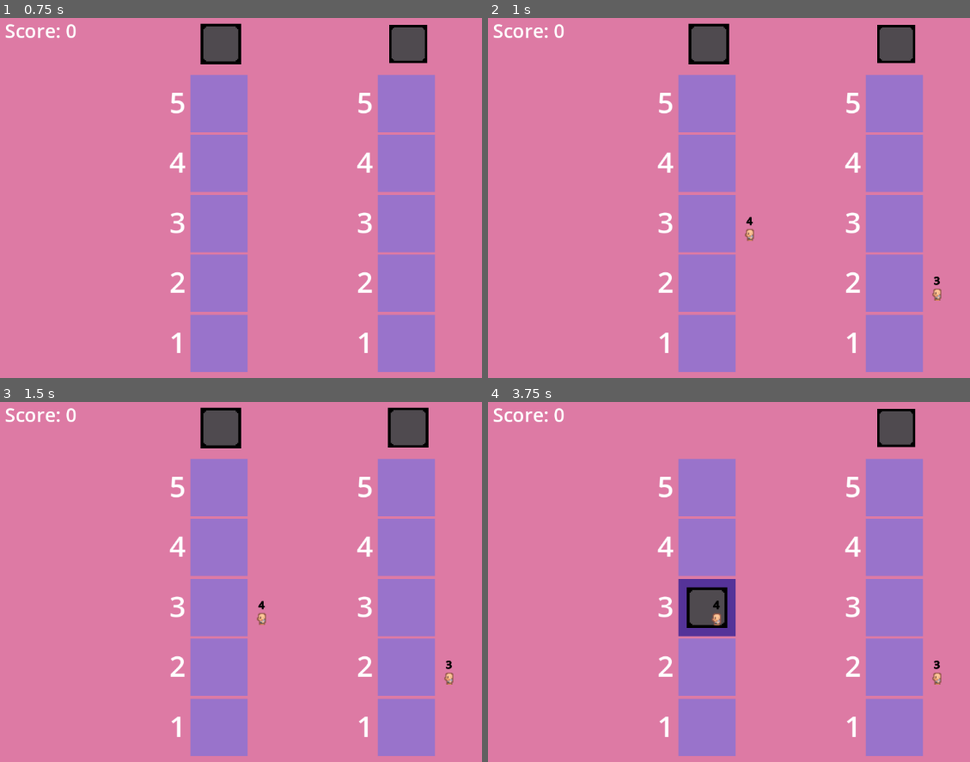
Above: before the commit, frames 1-4 (two rows, left to right).
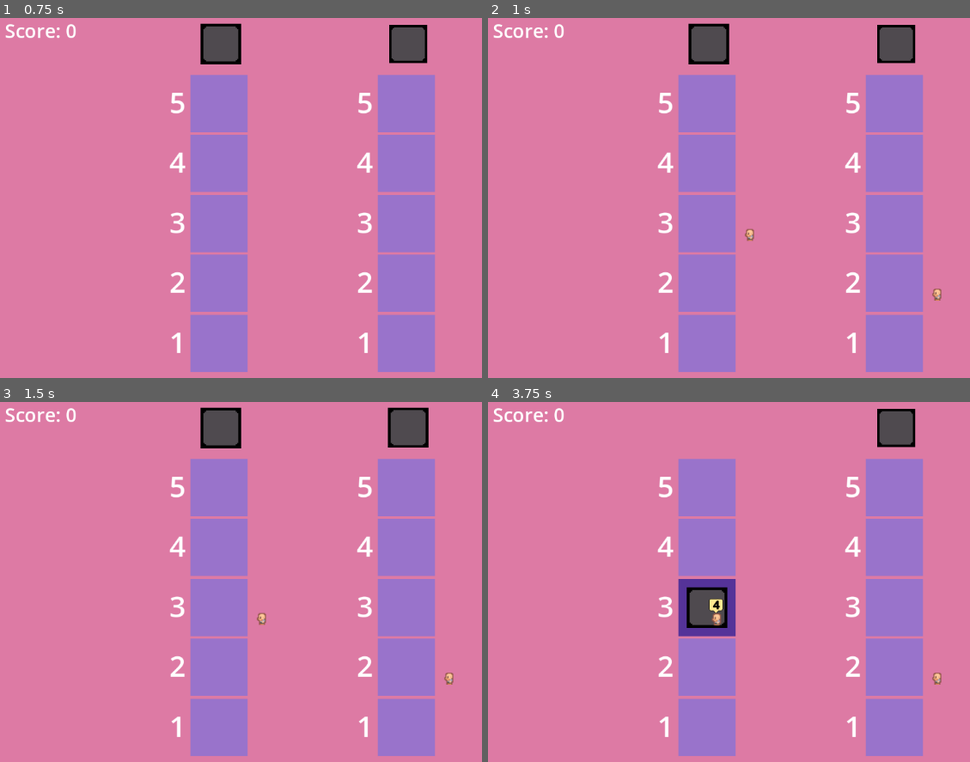
Above: after the commit, the same moments.

Repository: hamzasclone2/elevator
Game: Godot game, scene res://world.tscn
The game is run twice, just before and just after one commit, with the same random seed, the same clock (stepped at 60 frames per second) and the same inputs.
Inputs (mouse positions are in pixels of both pictures, inside the frame that each line leads up to):
- Up to frame 1 (0.75 s): tap Enter at 0.5 s; move the mouse to (221, 43) at 0.52 s; press the mouse at (221, 43) at 0.53 s
- Up to frame 2 (1 s): no input
- Up to frame 3 (1.5 s): tap Space at 1.25 s; move the mouse to (409, 427) at 1.27 s; release the mouse at (409, 427) at 1.28 s; click (409, 427) at 1.35 s
- Up to frame 4 (3.75 s): tap Enter at 2, 3.5 s; move the mouse to (897, 510) at 2.02 s; press the mouse at (897, 510) at 2.03 s; tap Space at 2.75 s; move the mouse to (796, 672) at 2.77 s; release the mouse at (796, 672) at 2.78 s; click (796, 672) at 2.85 s; move the mouse to (outside the picture) at 3.52 s; press the mouse at (outside the picture) at 3.53 s

Frame 1 is identical in both runs. In frame 2, less than 0.1% of the frame differs, in the area x 53-94%, y 55-75%; in frame 3, less than 0.1%; in frame 4, 0.1%, in the area x 45-94%, y 54-75%.
Error in both runs: Invalid access to property or key 'position' on a base object of type 'Nil'. (res://elevator.gd:30)

Commit message:
made passenger floor label look nicer

Diff:
--- a/elevator.gd
+++ b/elevator.gd
@@ -68,6 +68,8 @@
 		passengerLoading = true
 		passenger.animated_sprite_2d.play()
 		await tween.tween_property(passenger, "global_position", sprite_2d.global_position, 0.5).set_ease(Tween.EASE_OUT).finished
+		passenger.label.visible = true
+		passenger.sprite_2d.visible = true
 		passenger.animated_sprite_2d.stop()
 		passengerLoading = false
 		body_ref.shiftPassengers()
--- a/passenger.gd
+++ b/passenger.gd
@@ -6,6 +6,7 @@
 var rng = RandomNumberGenerator.new()
 @onready var label = $Label
 var numSprites: int = 6
+@onready var sprite_2d = $Sprite2D
 
 var goalFloor: int = 0
 
--- a/passenger.tscn
+++ b/passenger.tscn
@@ -13,6 +13,7 @@
 [ext_resource type="Texture2D" uid="uid://bk7v2hk6jyqmv" path="res://sprites/tile_0374.png" id="11_8lsvg"]
 [ext_resource type="Texture2D" uid="uid://dk08af5r6b3pr" path="res://sprites/tile_0428.png" id="12_gbyfk"]
 [ext_resource type="Texture2D" uid="uid://pn1qffh3vkv5" path="res://sprites/tile_0455.png" id="13_lxomx"]
+[ext_resource type="Texture2D" uid="uid://cl3ui106l1k3" path="res://sprites/passenger_floor.png" id="14_sgha8"]
 
 [sub_resource type="SpriteFrames" id="SpriteFrames_xp84y"]
 animations = [{
@@ -112,7 +113,13 @@
 position = Vector2(20, 20)
 shape = SubResource("RectangleShape2D_dr6jv")
 
+[node name="Sprite2D" type="Sprite2D" parent="."]
+visible = false
+position = Vector2(19, -4)
+texture = ExtResource("14_sgha8")
+
 [node name="Label" type="Label" parent="."]
+visible = false
 offset_top = -26.0
 offset_right = 40.0
 offset_bottom = 14.0
Not shown: 1 places in passenger.tscn that only renumber resources
Binary file added: sprites/passenger_floor.png
Not shown, added: sprites/passenger_floor.png.import
